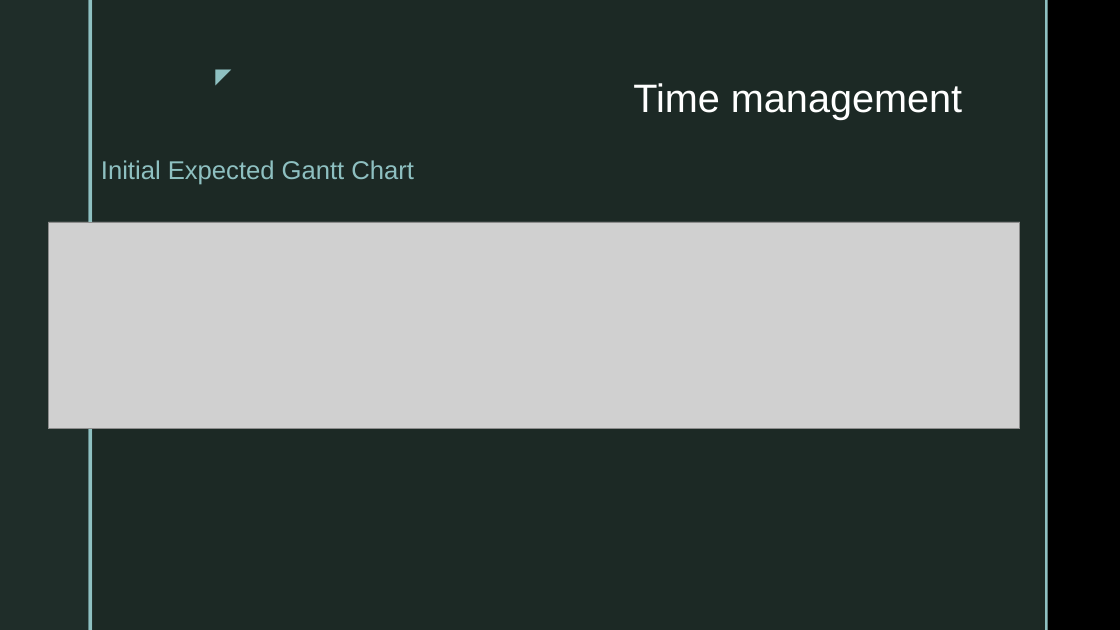
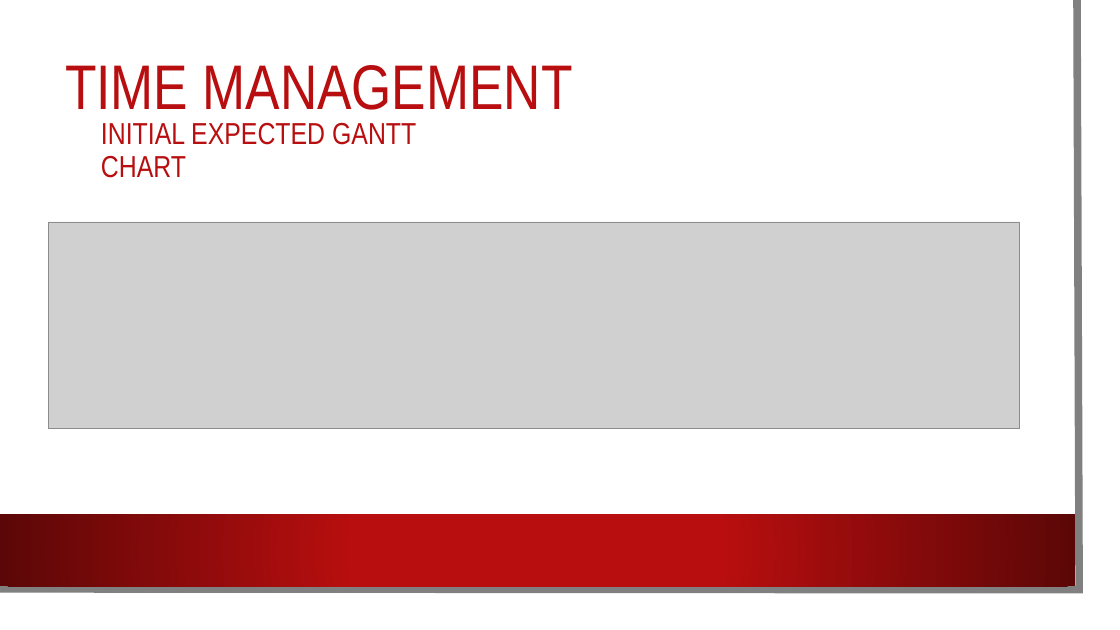
Before and after one commit to Shahzeb21/Dissertation, a slide deck: slide 10 of Research/Previous/EndOfTermPresentation.pptx. Drawn at 1120x630 pixels with LibreOffice and Linux fonts; fonts in the diff are those of the drawing; grey boxes stand for pictures; background and template pictures are left out. Boxes give left, top, right and bottom in pixels: in the first picture for what was removed or moved away, otherwise in the second. Text is boxed around its words. In the diff, an @@ line names an element or a change of style, - is before the commit and + after.

```diff
--- a/Research/Previous/EndOfTermPresentation.pptx
+++ b/Research/Previous/EndOfTermPresentation.pptx
@@ rectangle: place and size @@
-rectangle at bbox=[92, 0, 1045, 630]
+rectangle at bbox=[0, 0, 1101, 611]
@@ rectangle at bbox=[0, 0, 1101, 611]: fill #1F2D29 at 92% opacity to #FFFFFF; shadow on @@
@@ rectangle removed at bbox=[0, 0, 88, 630] @@
@@ freeform shape added at bbox=[0, 0, 1080, 590], outline #808080 6.5 pt @@
@@ rectangle removed at bbox=[88, 0, 92, 630] @@
@@ rectangle removed at bbox=[1045, 0, 1048, 630] @@
@@ title "TIME MANAGEMENT" at bbox=[65, 65, 573, 110]: vertical alignment top to middle @@
@@ text removed at bbox=[202, 59, 239, 92] @@
-◤
@@ title at bbox=[65, 65, 573, 110]: text changed; size 34 to 54 pt; font Arial to Arial Narrow; text colour #FFFFFF to #B80E0F @@
-Time management
+TIME MANAGEMENT
@@ text at bbox=[101, 123, 416, 178]: text changed; size 22 to 26 pt; font Arial to Arial Narrow; text colour #8EC0C1 to #B80E0F @@
-Initial Expected Gantt Chart
+INITIAL EXPECTED GANTT CHART
@@ rectangle added at bbox=[0, 514, 1075, 586], fill gradient #B80E0F to #5C0707 @@
```
Also in this commit, not shown: 10 other slides changed, 7 other files.
